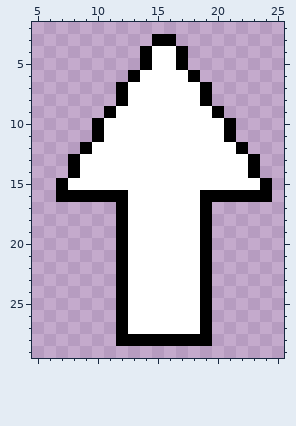
Pixel-art file -- Assets/Sprites/Battle/Minigames/UpCommand.aseprite. That is the earlier state.
32x32 pixels, 1 frame. Shown: x 5..25, y 2..29.
The same view after the edit:
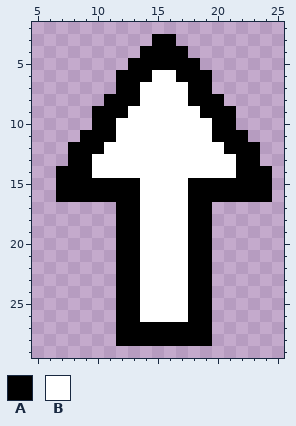
Palette (. is transparent): A #000000  B #ffffff
Edits made:
There is now colour A in row 5 at x 13 and 18; in row 6 at x 12 and 19; in row 8 at x 11 and 20; in row 9 at x 10 and 21; in row 11 at x 9 and 22; in row 12 at x 8 and 23.
There is now colour A in row 14 at x 7 and 24.
The edit turns colour B into colour A in rows 4 to 5 at x 15 to 16; in row 6 at x 14 and 17; in rows 7 to 8 at x 13 and 18; in row 9 at x 12 and 19; in rows 10 to 11 at x 11 and 20; in row 12 at x 10 and 21.
The edit turns colour B into colour A in rows 13 to 14 at x 9 and 22; in row 15 at x 8 to 13 and 18 to 23; in rows 16 to 26 at x 13 and 18; in row 27 at x 13 to 18.
